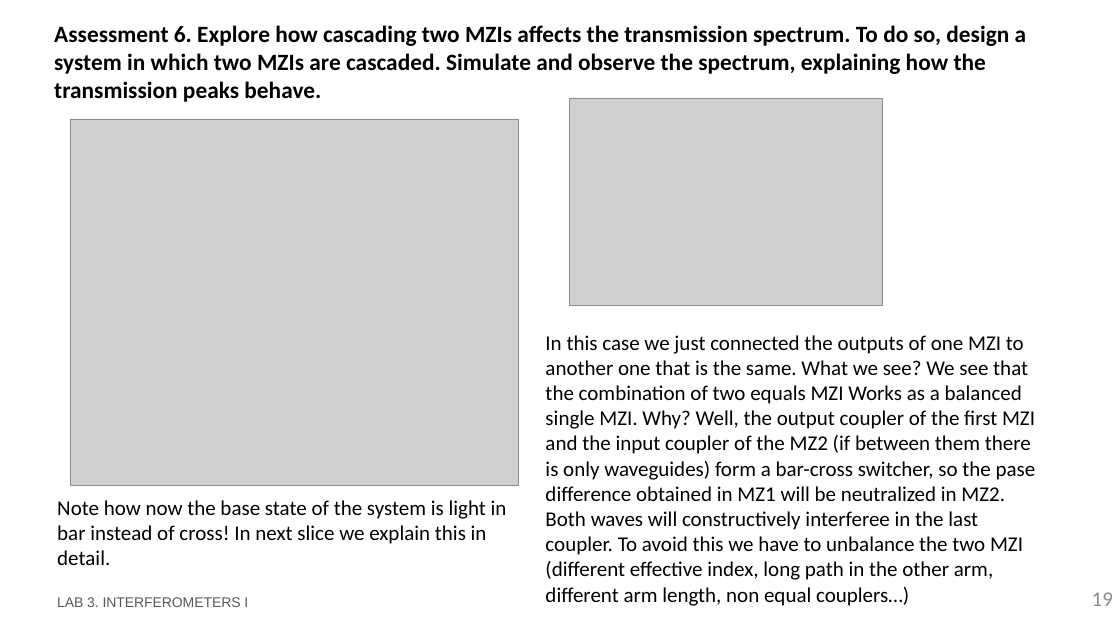
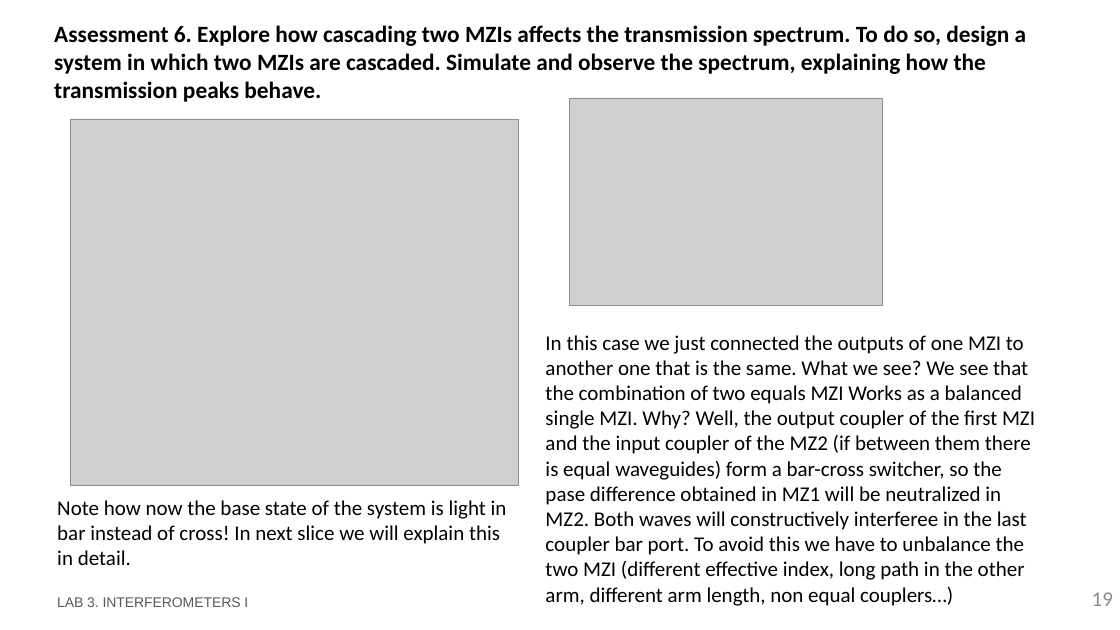
Before and after one commit to DBAEASE/pic-upv-lab3, a slide deck: slide 19 of LabBook_3.pptx. Drawn at 1120x630 pixels with LibreOffice and Linux fonts; fonts in the diff are those of the drawing; grey boxes stand for pictures; background and template pictures are left out. Boxes give left, top, right and bottom in pixels: in the first picture for what was removed or moved away, otherwise in the second. Text is boxed around its words. In the diff, an @@ line names an element or a change of style, - is before the commit and + after.

```diff
--- a/LabBook_3.pptx
+++ b/LabBook_3.pptx
@@ text at (545, 335, 1035, 606): text changed @@
-In this case we just connected the outputs of one MZI to another one that is the same. What we see? We see that the combination of two equals MZI Works as a balanced single MZI. Why? Well, the output coupler of the first MZI and the input coupler of the MZ2 (if between them there is only waveguides) form a bar-cross switcher, so the pase difference obtained in MZ1 will be neutralized in MZ2. Both waves will constructively interferee in the last coupler. To avoid this we have to unbalance the two MZI (different effective index, long path in the other arm, different arm length, non equal couplers…)
+In this case we just connected the outputs of one MZI to another one that is the same. What we see? We see that the combination of two equals MZI Works as a balanced single MZI. Why? Well, the output coupler of the first MZI and the input coupler of the MZ2 (if between them there is equal waveguides) form a bar-cross switcher, so the pase difference obtained in MZ1 will be neutralized in MZ2. Both waves will constructively interferee in the last coupler bar port. To avoid this we have to unbalance the two MZI (different effective index, long path in the other arm, different arm length, non equal couplers…)
@@ text at (57, 500, 507, 565): text changed @@
-Note how now the base state of the system is light in bar instead of cross! In next slice we explain this in detail.
+Note how now the base state of the system is light in bar instead of cross! In next slice we will explain this in detail.
```
Also in this commit, not shown: 12 other slides changed, 1 slide added, 1 other file.
